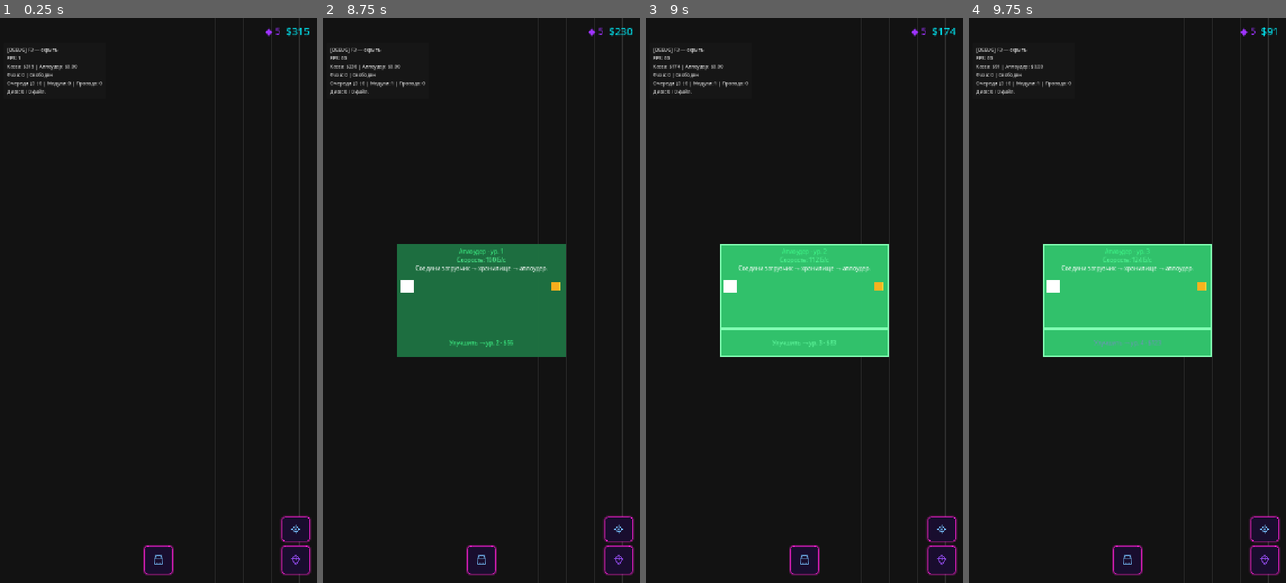
Above: before the commit, frames 1-4 (left to right).
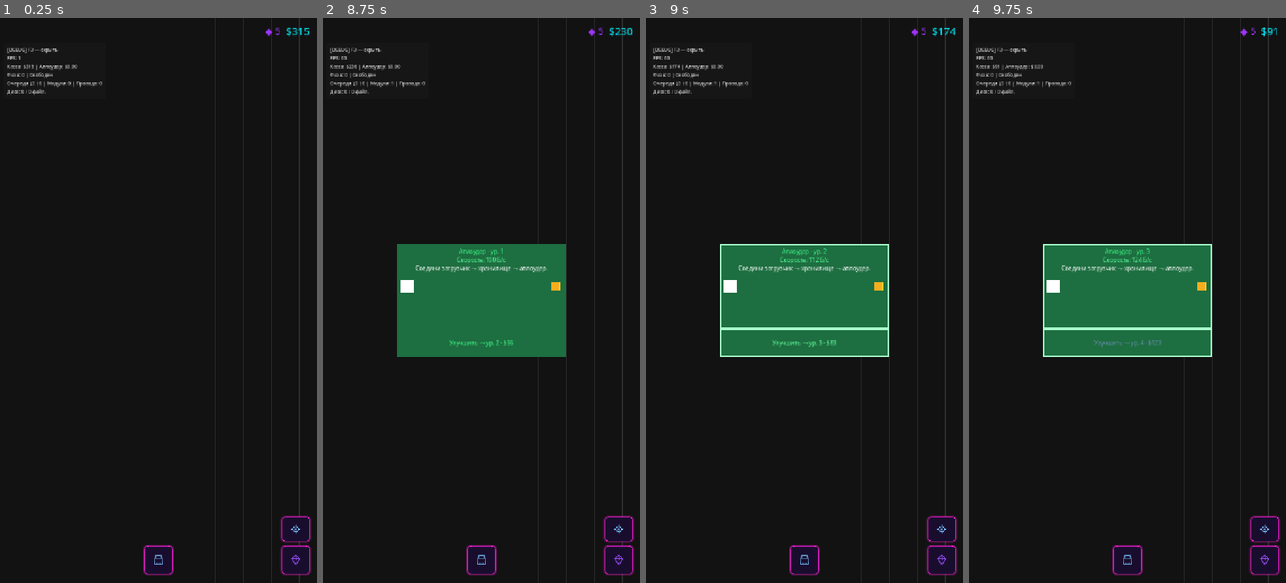
Above: after the commit, the same moments.

Repository: rkfsociety/UploadSimulator
Game: Godot game, scene res://scenes/main.tscn
Same seed, same stepped clock (60 frames per second), same inputs: the game is played once before the commit and once after it.
Inputs (mouse positions are in pixels of both pictures, inside the frame that each line leads up to):
- Up to frame 1 (0.25 s): no input
- Up to frame 2 (8.75 s): click (481, 560) at 0.5 s; click (617, 526) at 1.25 s; click (617, 560) at 2 s; click "×" at 2.75 s; click (481, 560) at 3.5 s; click "💰" at 4.25 s; click "💰" at 5 s; click "⬇" at 5.75 s; click "💾" at 6.5 s; click "⬆" at 7.25 s; click "Купить · $85" at 8 s
- Up to frame 3 (9 s): click "Улучшить → ур. 2 · $56" at 8.75 s
- Up to frame 4 (9.75 s): click "Улучшить → ур. 3 · $83" at 9.5 s

Frames 1-2 are identical in both runs. In frame 3, 11% of the frame differs, in the area x 23-77%, y 40-60%; in frame 4, 11%.

Commit message:
Выделение модуля не засвечивает панель — текст читается
Свечение рамки рисуется залитыми прямоугольниками на всю панель; при выделении
их альфа множилась на 2.2, заливая модуль акцентом, и текст того же цвета тонул.
Теперь тинт панели постоянный, а выделение показывается только рамкой по краям
(ярче и толще).

Diff:
--- a/scripts/systems/visual/neon_frame.gd
+++ b/scripts/systems/visual/neon_frame.gd
@@ -90,13 +90,14 @@
 	if rect.size.x < 2.0 or rect.size.y < 2.0:
 		return
 	var px := _screen_pixel_thickness()
-	var sel_mul := 2.2 if map_selected else 1.0
-	var glow := Color(accent.r, accent.g, accent.b, 0.28 * sel_mul)
-	var glow2 := Color(accent.r, accent.g, accent.b, 0.14 * sel_mul)
+	# Тинт панели постоянный (не зависит от выделения), иначе залитый акцент топит текст
+	var glow := Color(accent.r, accent.g, accent.b, 0.28)
+	var glow2 := Color(accent.r, accent.g, accent.b, 0.14)
 	_border_draw.draw_rect(rect.grow_individual(px * 2.0, px * 2.0, px * 2.0, px * 2.0), glow2)
 	_border_draw.draw_rect(rect.grow_individual(px, px, px, px), glow)
-	var border_color := accent.lightened(0.35) if map_selected else accent
-	var border_px := px * (1.8 if map_selected else 1.0)
+	# Выделение — только рамка по краям: ярче и толще, текст не перекрывает
+	var border_color := accent.lightened(0.55) if map_selected else accent
+	var border_px := px * (2.6 if map_selected else 1.0)
 	_draw_border_rect_on(_border_draw, rect, border_color, border_px)
 
 
